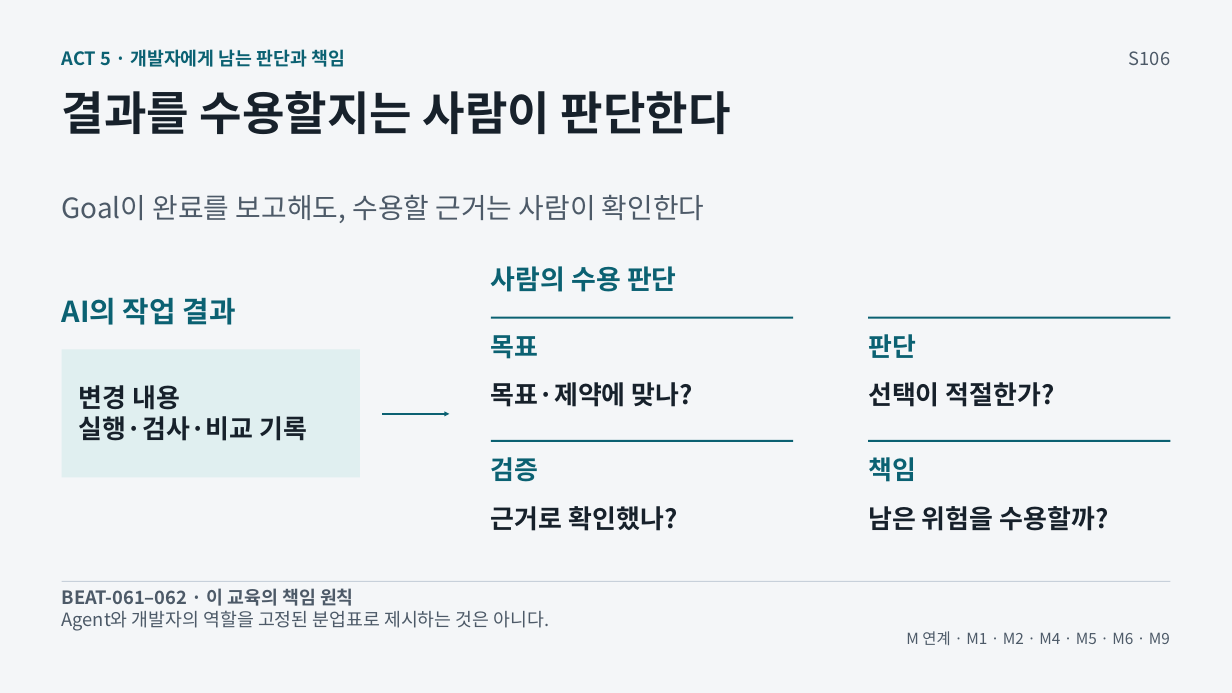
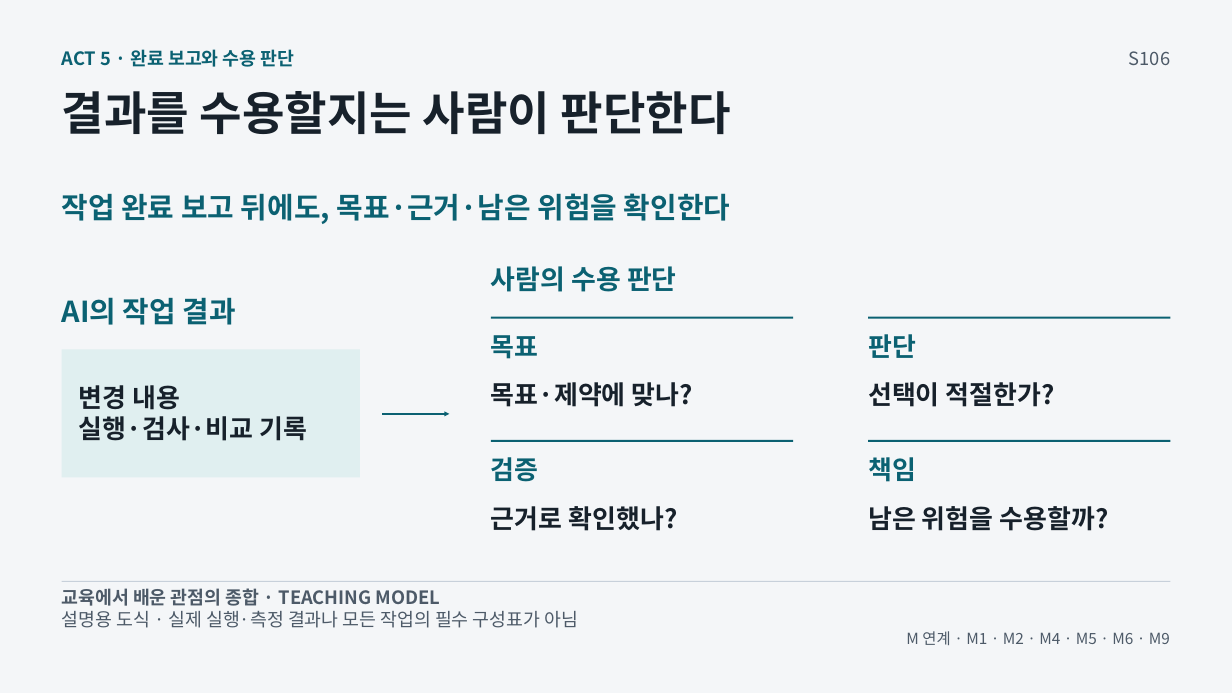
Before and after one commit to GideokKim/ai-dev-training, a slide deck: slide 106 of production/AI_Dev_Training_Full.pptx. Drawn at 1232x693 pixels with LibreOffice and Linux fonts; fonts in the diff are those of the drawing. Boxes give left, top, right and bottom in pixels: in the first picture for what was removed or moved away, otherwise in the second. Text is boxed around its words. In the diff, an @@ line names an element or a change of style, - is before the commit and + after.

```diff
--- a/production/AI_Dev_Training_Full.pptx
+++ b/production/AI_Dev_Training_Full.pptx
@@ text at <box>62,49,295,67</box>: text changed @@
-ACT 5 · 개발자에게 남는 판단과 책임
+ACT 5 · 완료 보고와 수용 판단
@@ text at <box>62,193,730,224</box>: text changed; size 21.8 to 22.5 pt; text colour #4D5A68 to #0B6172; bold on @@
-Goal이 완료를 보고해도, 수용할 근거는 사람이 확인한다
+작업 완료 보고 뒤에도, 목표·근거·남은 위험을 확인한다
@@ text at <box>62,588,441,606</box>: text changed @@
-BEAT-061–062 · 이 교육의 책임 원칙
+교육에서 배운 관점의 종합 · TEACHING MODEL
@@ text at <box>62,611,578,628</box>: text changed @@
-Agent와 개발자의 역할을 고정된 분업표로 제시하는 것은 아니다.
+설명용 도식 · 실제 실행·측정 결과나 모든 작업의 필수 구성표가 아님
```
Also in this commit, not shown: 2 other slides changed, 2 slides added, 2 slides removed, 51 other files.
